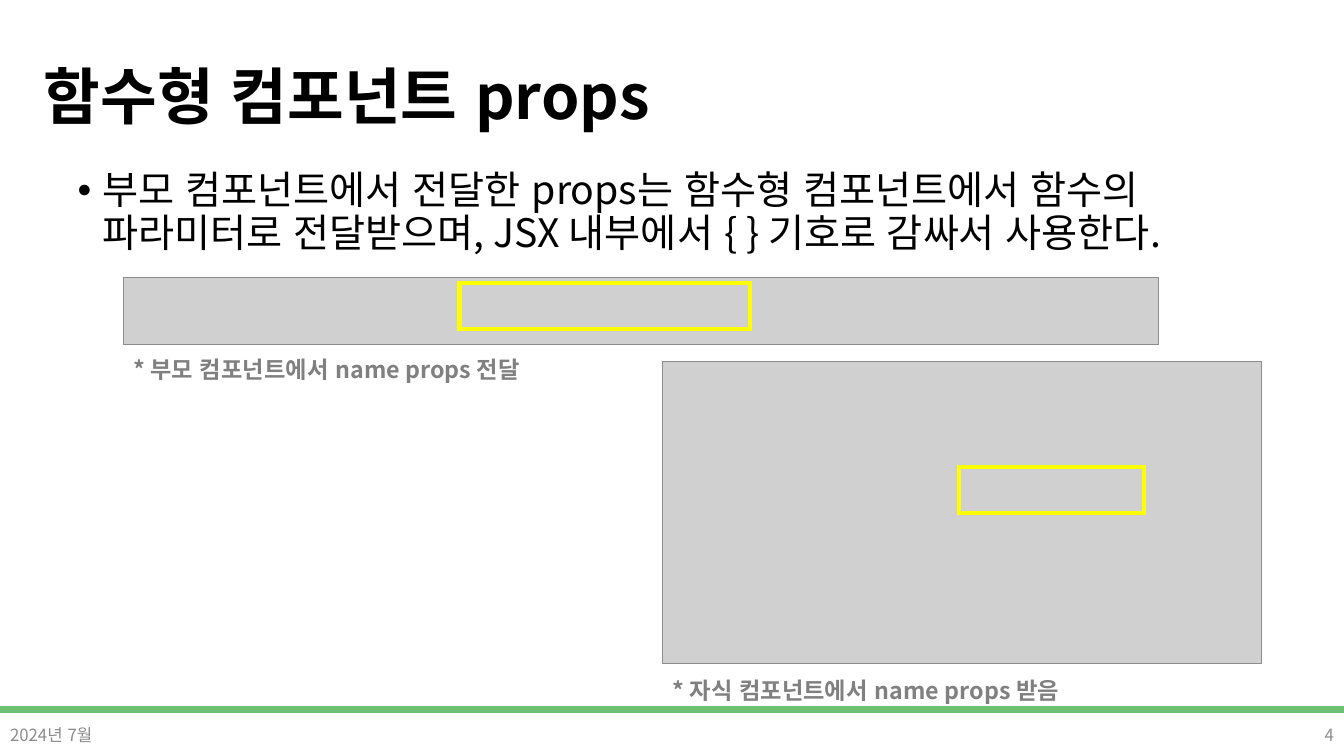
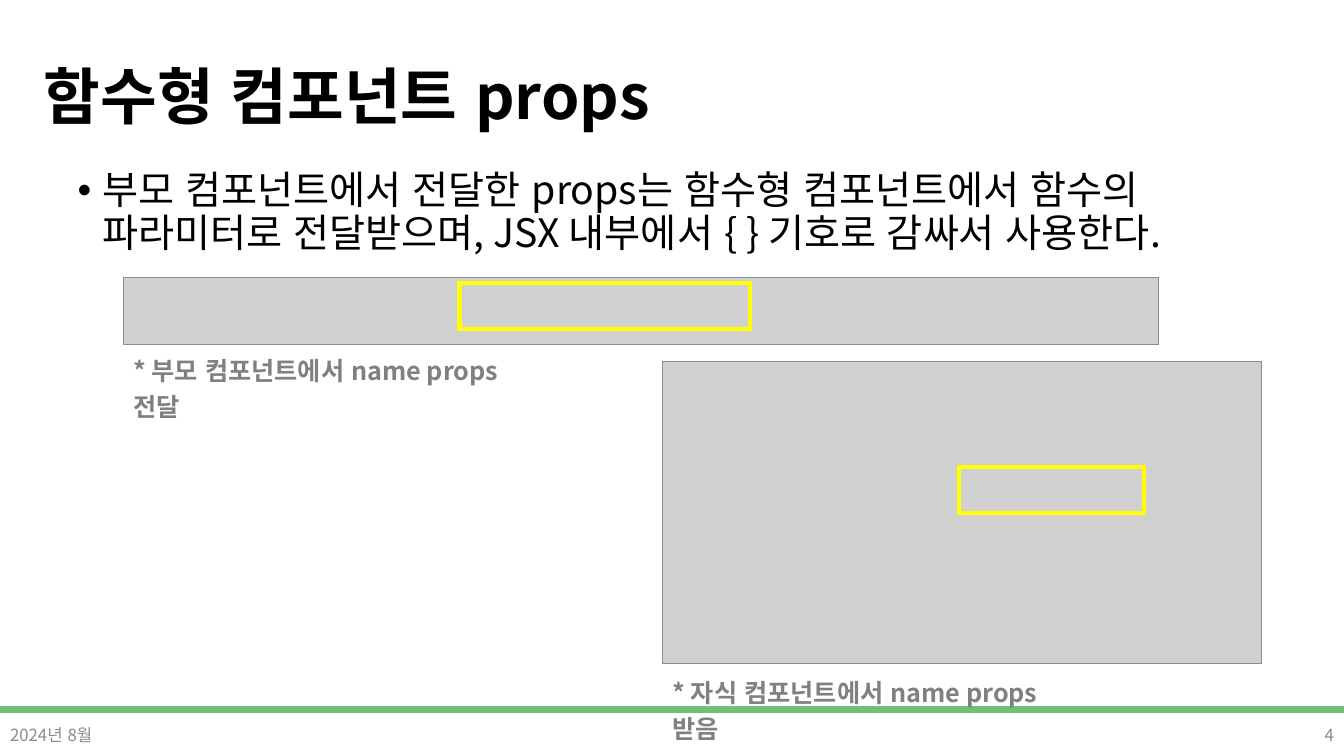
Before and after one commit to DevDamon0527/SeSAC_Yeongdeungpo_Campus_6th, a slide deck: slide 4 of material/[SeSAC_YDP_6] 24_React_Props_State.pptx. Drawn at 1344x756 pixels with LibreOffice and Linux fonts; fonts in the diff are those of the drawing; grey boxes stand for pictures; background and template pictures are left out. Boxes give left, top, right and bottom in pixels: in the first picture for what was removed or moved away, otherwise in the second. Text is boxed around its words. In the diff, an @@ line names an element or a change of style, - is before the commit and + after.

```diff
--- a/material/[SeSAC_YDP_6] 24_React_Props_State.pptx
+++ b/material/[SeSAC_YDP_6] 24_React_Props_State.pptx
@@ text "* 부모 컴포넌트에서 name props ..." at (x1=133, y1=359, x2=498, y2=418): size 16.6 to 18 pt @@
@@ text "* 자식 컴포넌트에서 name props ..." at (x1=672, y1=681, x2=1037, y2=740): size 16.6 to 18 pt @@
@@ text at (x1=10, y1=727, x2=93, y2=742): text changed @@
-2024년 7월
+2024년 8월
```
Also in this commit, not shown: 17 other slides changed, 3 slides added, 19 other files.
